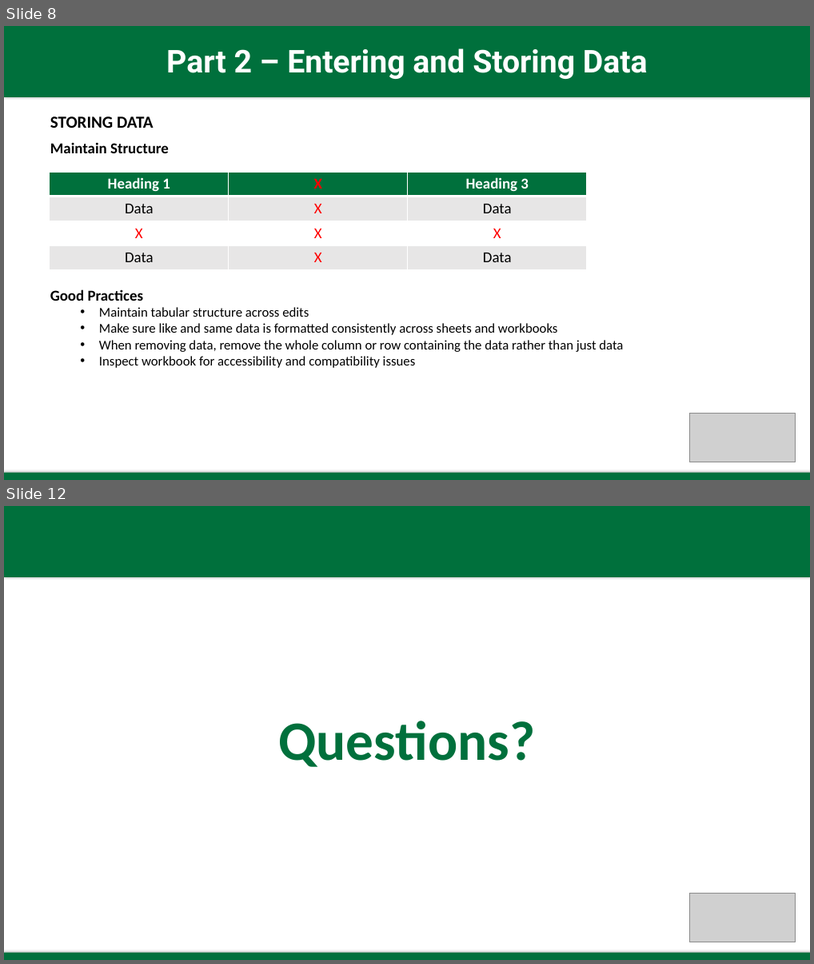
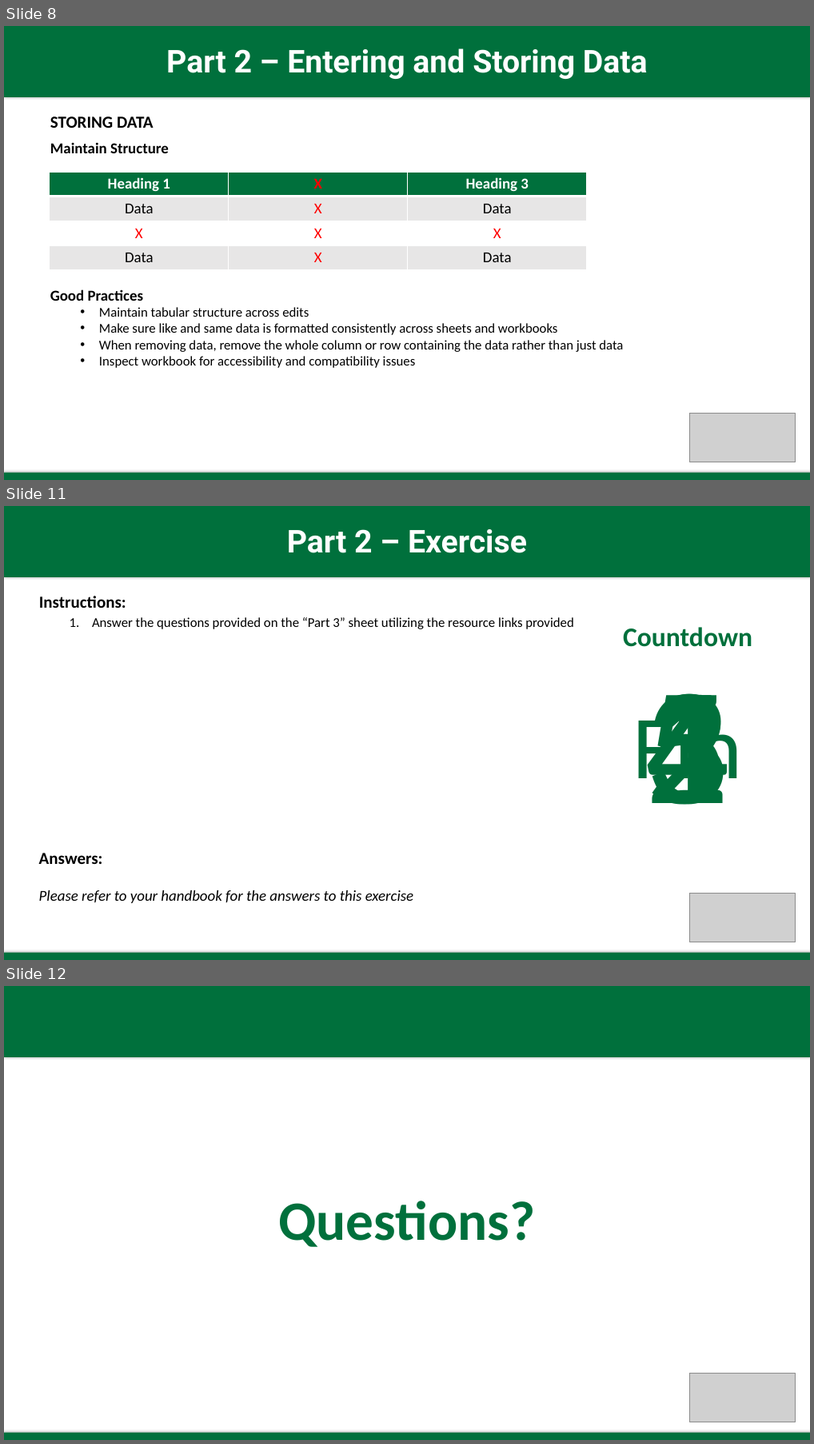
Before and after one commit to joshapeterson/excelbasics1, a slide deck: Presentation_Excel-Basics-Workshop_PT1.pptx. Shown one above the other, each under a label of ours: slides 8 and 12 before the commit, slides 8, 11 and 12 after it; the slides between them are not shown. The pictures are 814x964 and 814x1444 pixels, drawn with LibreOffice and Linux fonts; fonts in the diff are those of the drawing; grey boxes stand for pictures. Boxes give left, top, right and bottom in pixels: in the first picture for what was removed or moved away, otherwise in the second. Text is boxed around its words. In the diff, an @@ line names an element or a change of style, - is before the commit and + after.

```diff
--- a/Presentation_Excel-Basics-Workshop_PT1.pptx
+++ b/Presentation_Excel-Basics-Workshop_PT1.pptx
@@ slide 11 added at (4,506,810,960), background #FFFFFF @@
@@ rectangle added at (4,506,810,577), fill #00703C @@
@@ text added at (287,529,527,553), 37.3 pt, text #FFFFFF, bold @@
+Part 2 – Exercise
@@ text added at (39,596,574,629), 16 pt, text #000000 @@
+Instructions:
+  1. Answer the questions provided on the “Part 3” sheet utilizing the resource links provided
@@ text added at (623,627,753,647), 32 pt, text #00703C, bold @@
+Countdown
@@ text added at (646,693,730,804), 200 pt, text #00703C @@
+5
@@ text added at (646,693,730,804), 200 pt, text #00703C @@
+4
@@ text added at (646,693,730,804), 200 pt, text #00703C @@
+3
@@ text added at (646,693,730,804), 200 pt, text #00703C @@
+2
@@ text added at (646,693,730,804), 200 pt, text #00703C @@
+1
@@ text added at (634,703,742,799), 107 pt, text #00703C @@
+Fin
@@ text added at (39,852,414,903), 18 pt, text #000000, italic @@
+Answers:
+Please refer to your handbook for the answers to this exercise
@@ picture added at (690,893,796,942) @@
@@ rectangle added at (4,952,810,960), fill #00703C @@
```
Also in this commit, not shown: 3 slides changed, 1 other slide added, 1 slide removed, 2 other files.
